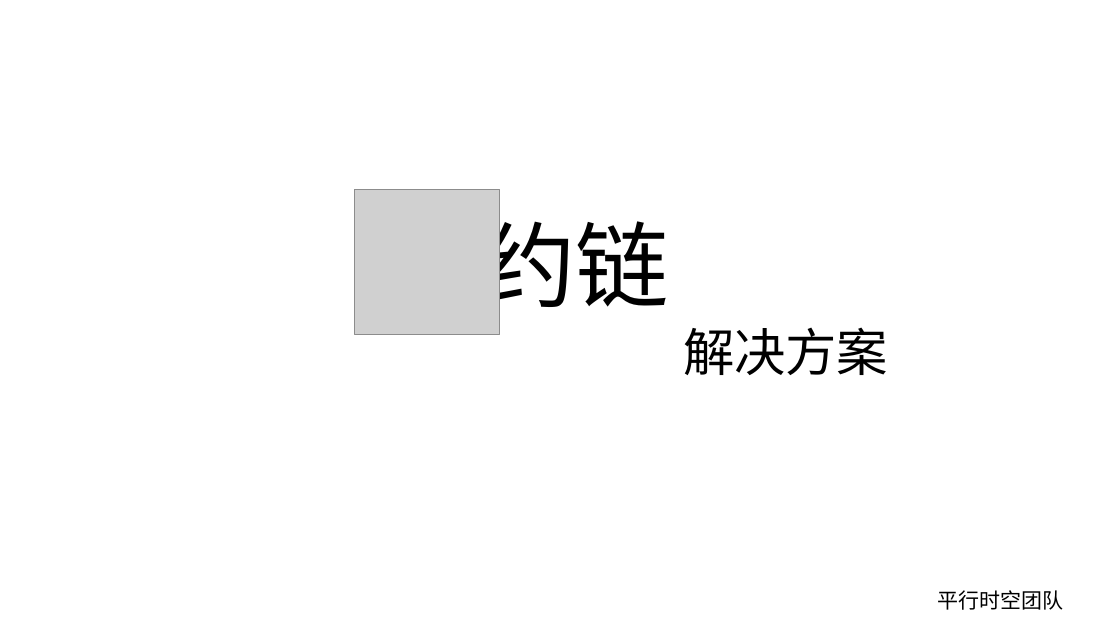
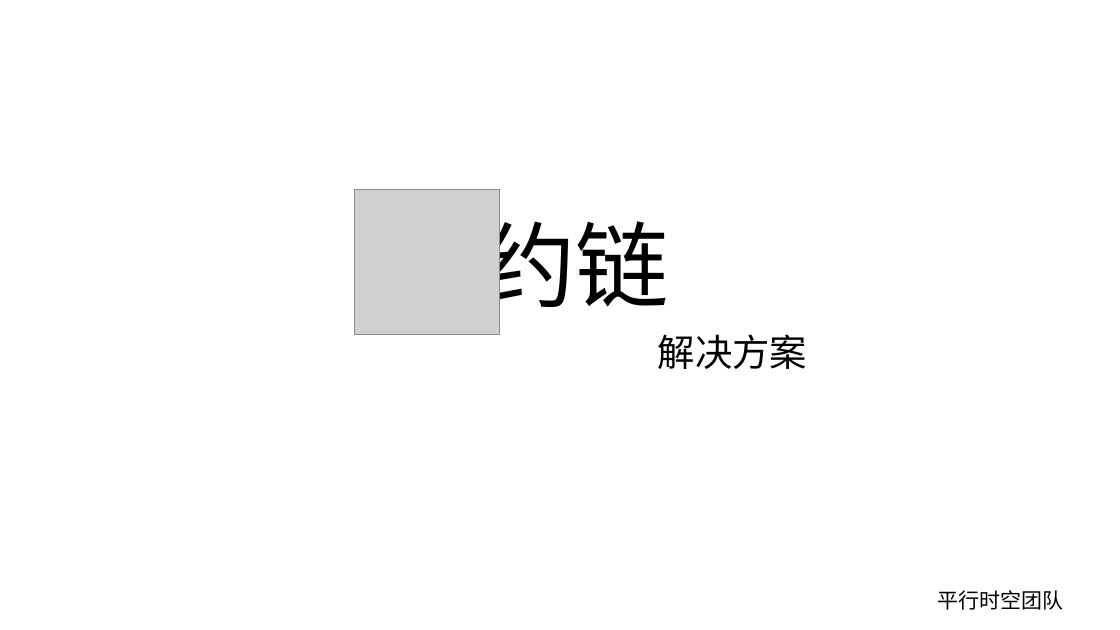
Before and after one commit to substrate-asia/hackathon-2021-summer, a slide deck: slide 10 of teams/23-平行时空/docs/平行时空参赛项目 契约链.pptx (slide 12 before the commit). Drawn at 1120x630 pixels with LibreOffice and Linux fonts; fonts in the diff are those of the drawing; grey boxes stand for pictures; background and template pictures are left out. Boxes give left, top, right and bottom in pixels: in the first picture for what was removed or moved away, otherwise in the second. Text is boxed around its words. In the diff, an @@ line names an element or a change of style, - is before the commit and + after.

```diff
--- a/teams/23-平行时空/docs/平行时空参赛项目 契约链.pptx
+++ b/teams/23-平行时空/docs/平行时空参赛项目 契约链.pptx
@@ text "解决方案" at [658, 334, 807, 369]: size 44 to 32 pt; alignment centre to left @@
```
Also in this commit, not shown: 8 other slides changed, 1 slide added, 3 slides removed, 3 other files.
